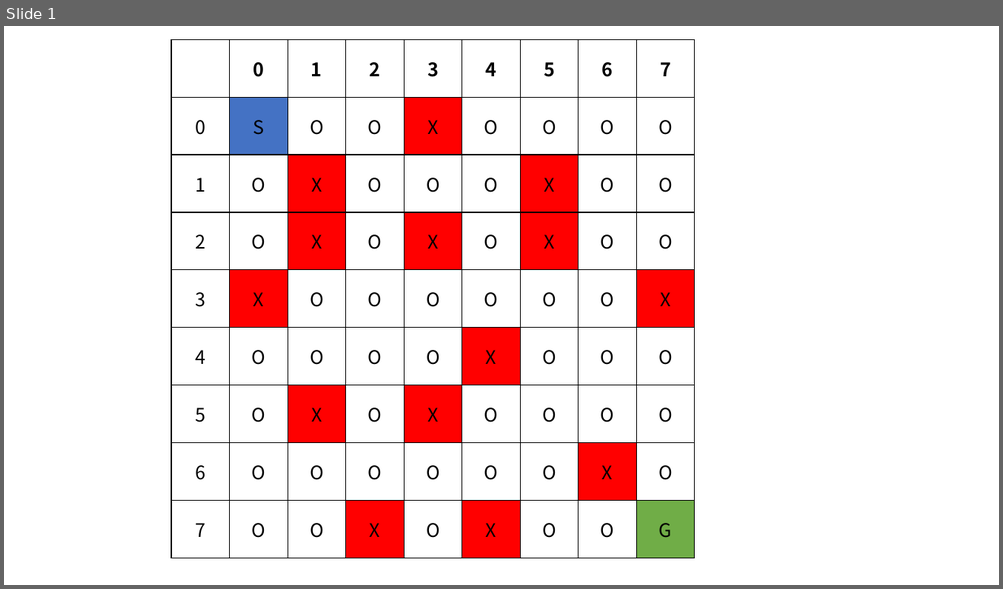
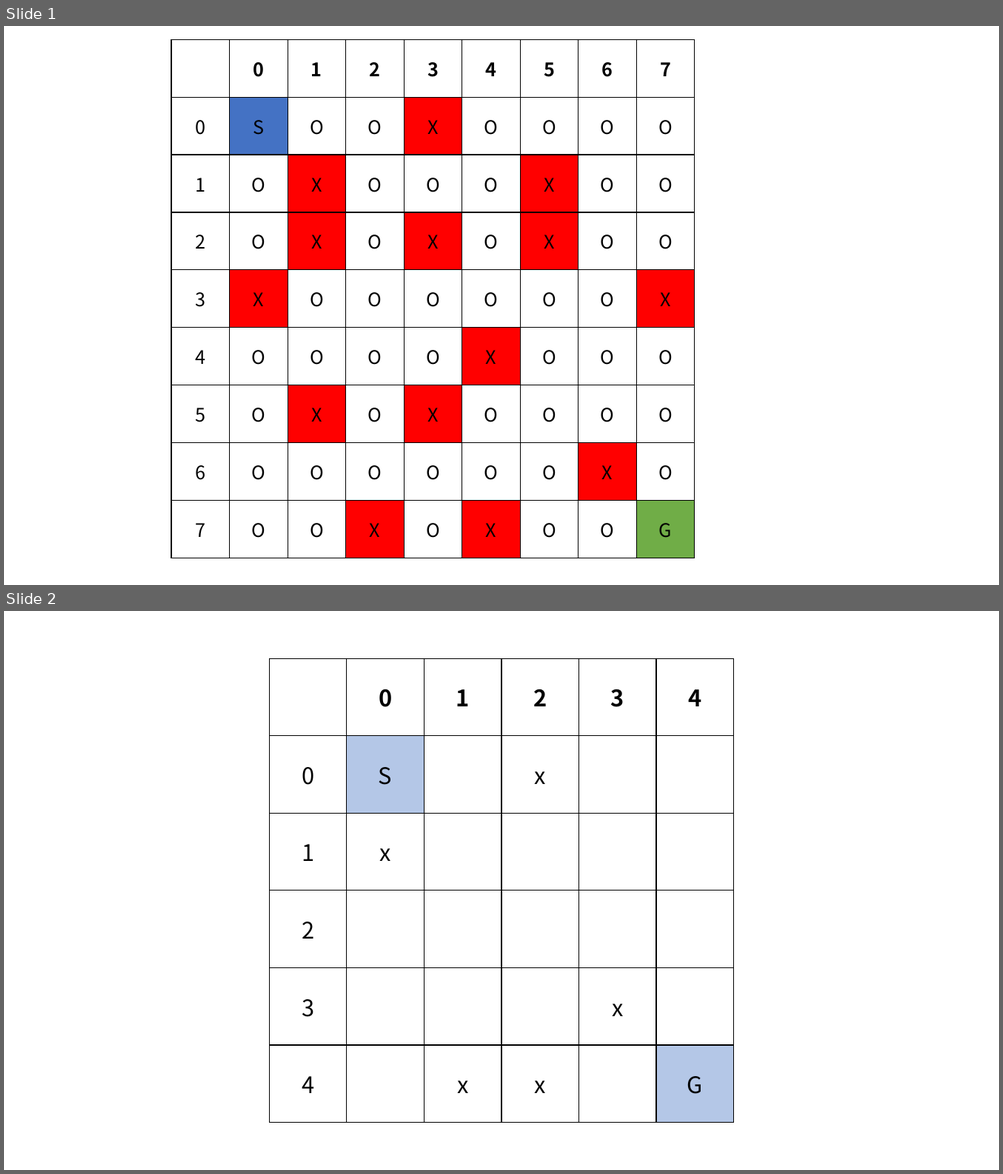
Before and after one commit to kimdj0413/findWay, a slide deck: Q_Learning/grid.pptx. Shown one above the other, each under a label of ours: slide 1 before the commit, slides 1 and 2 after it. The pictures are 1003x589 and 1003x1174 pixels, drawn with LibreOffice and Linux fonts; fonts in the diff are those of the drawing. Boxes give left, top, right and bottom in pixels: in the first picture for what was removed or moved away, otherwise in the second. Text is boxed around its words. In the diff, an @@ line names an element or a change of style, - is before the commit and + after.

```diff
--- a/Q_Learning/grid.pptx
+++ b/Q_Learning/grid.pptx
@@ slide 2 added at bbox=[4, 611, 999, 1170], background #FFFFFF @@
@@ table added at bbox=[270, 659, 735, 1123], 6 rows, 6 columns @@
+ | 0 | 1 | 2 | 3 | 4
+0 | S |  | x |  | 
+1 | x |  |  |  | 
+2 |  |  |  |  | 
+3 |  |  |  | x | 
+4 |  | x | x |  | G
```
Also in this commit, not shown: 4 other files.
